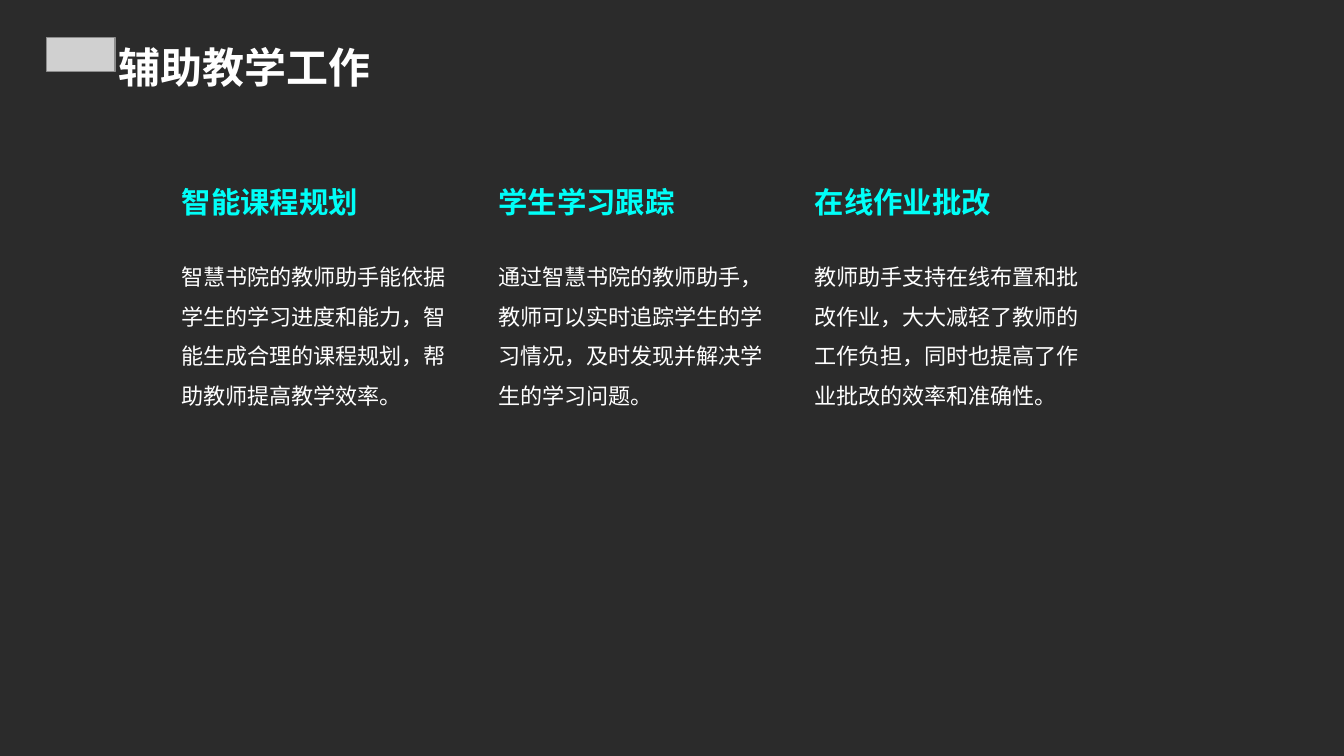
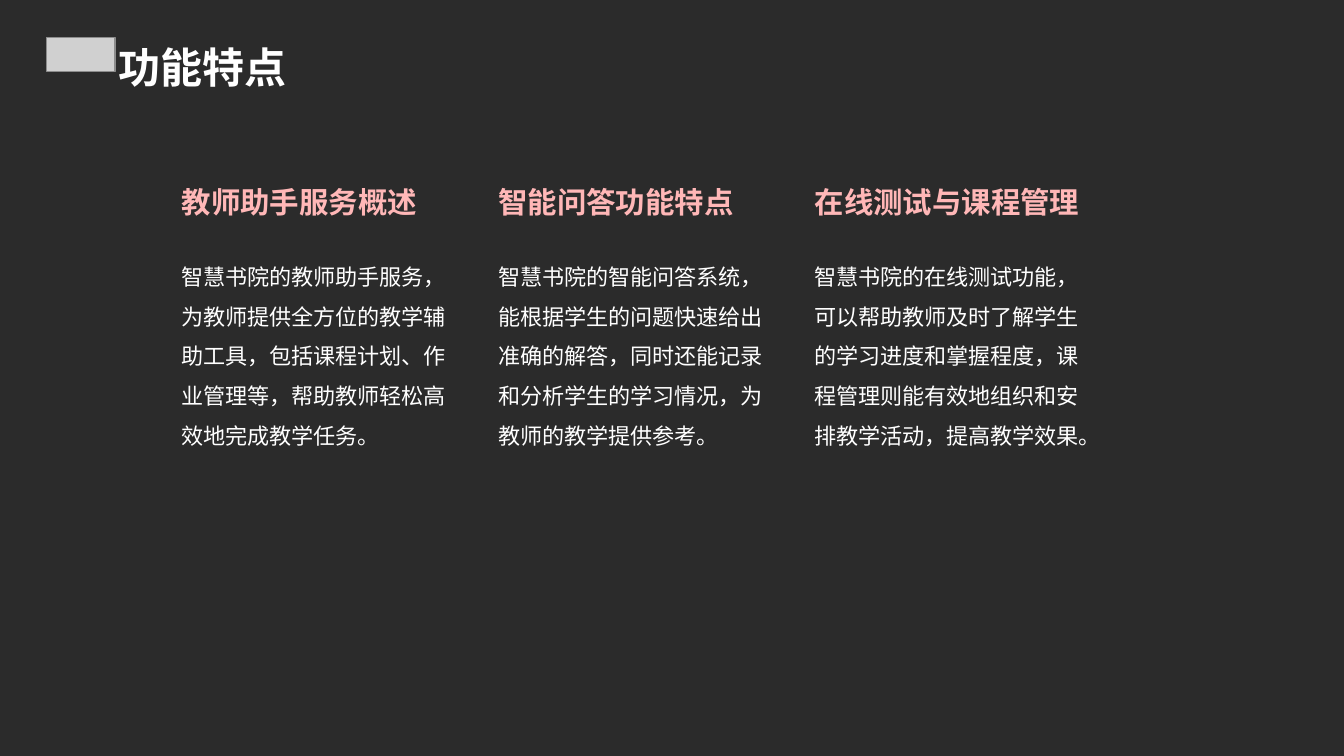
Before and after one commit to FlashLizard/Intelligent_Learning_Platform, a slide deck: slide 7 of src/generate_ppt/generate_ppt/ppttmp.ppt. Drawn at 1344x756 pixels with LibreOffice and Linux fonts; fonts in the diff are those of the drawing; grey boxes stand for pictures; background and template pictures are left out; a plain dark background stands for a picture behind light text. Boxes give left, top, right and bottom in pixels: in the first picture for what was removed or moved away, otherwise in the second. Text is boxed around its words. In the diff, an @@ line names an element or a change of style, - is before the commit and + after.

```diff
--- a/src/generate_ppt/generate_ppt/ppttmp.ppt
+++ b/src/generate_ppt/generate_ppt/ppttmp.ppt
@@ text at bbox=[118, 47, 286, 87]: text changed @@
-辅助教学工作
+功能特点
@@ text at bbox=[182, 188, 446, 446]: text changed @@
-智能课程规划
-智慧书院的教师助手能依据学生的学习进度和能力，智能生成合理的课程规划，帮助教师提高教学效率。
+教师助手服务概述
+智慧书院的教师助手服务，为教师提供全方位的教学辅助工具，包括课程计划、作业管理等，帮助教师轻松高效地完成教学任务。
@@ text at bbox=[498, 188, 762, 446]: text changed @@
-学生学习跟踪
-通过智慧书院的教师助手，教师可以实时追踪学生的学习情况，及时发现并解决学生的学习问题。
+智能问答功能特点
+智慧书院的智能问答系统，能根据学生的问题快速给出准确的解答，同时还能记录和分析学生的学习情况，为教师的教学提供参考。
@@ text at bbox=[815, 188, 1101, 446]: text changed @@
-在线作业批改
-教师助手支持在线布置和批改作业，大大减轻了教师的工作负担，同时也提高了作业批改的效率和准确性。
+在线测试与课程管理
+智慧书院的在线测试功能，可以帮助教师及时了解学生的学习进度和掌握程度，课程管理则能有效地组织和安排教学活动，提高教学效果。
```
Also in this commit, not shown: 18 other slides changed, 1 slide added, 4 slides removed, 5 other files.
